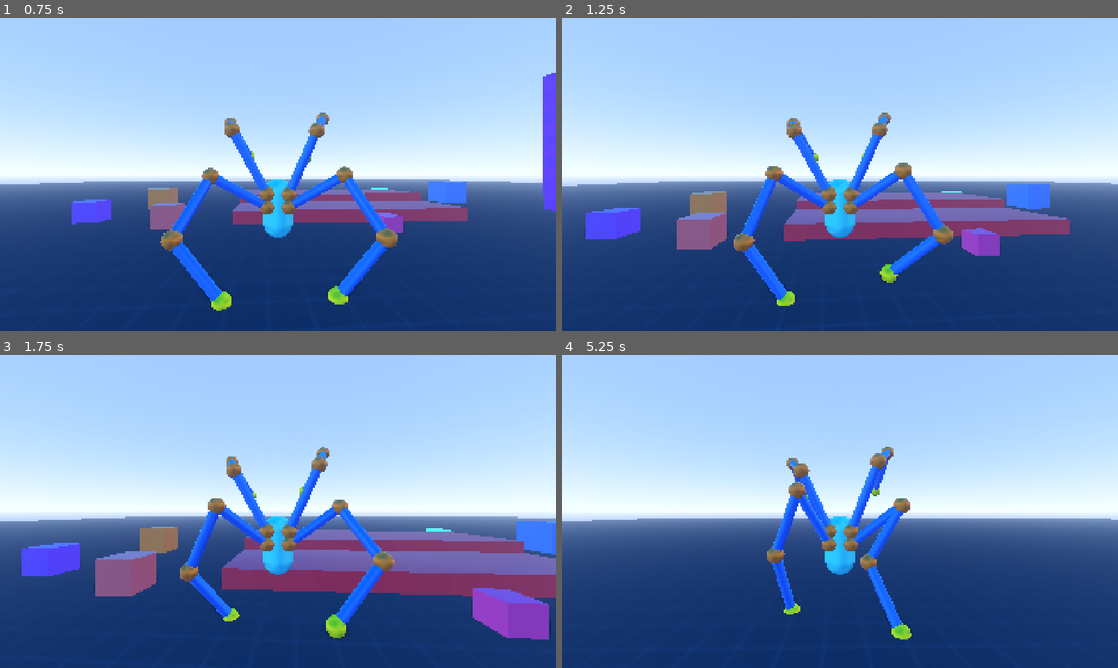
Above: before the commit, frames 1-4 (two rows, left to right).
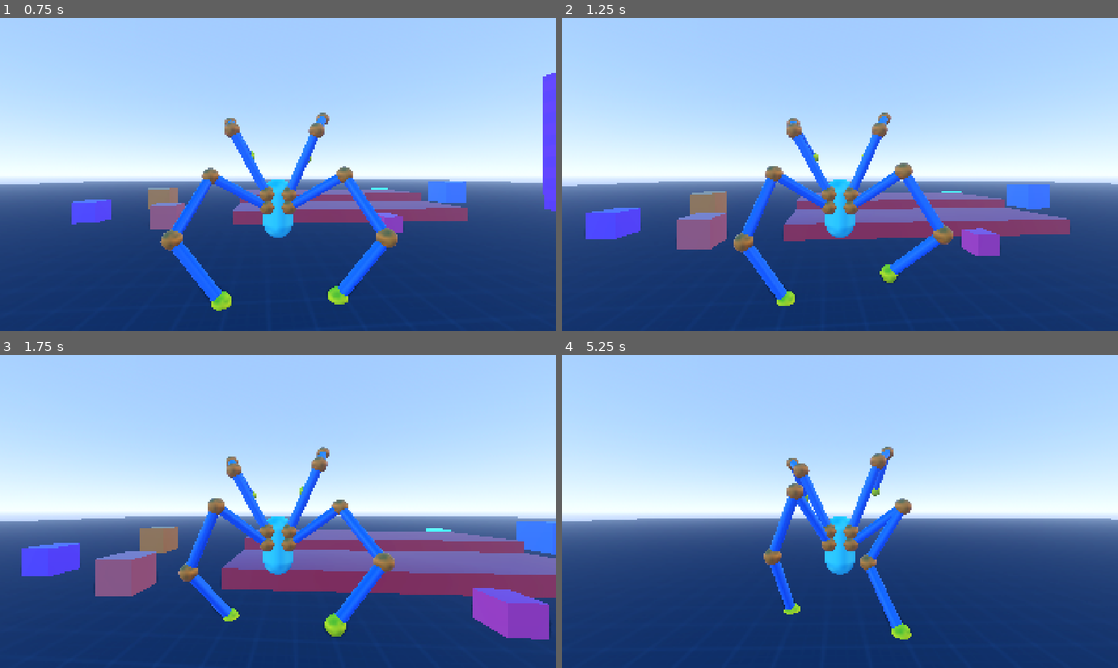
Above: after the commit, the same moments.

Repository: lliamsymonds04/doc-oc
Game: Godot game, scene res://main.tscn
Same seed, same stepped clock (60 frames per second), same inputs: the game is played once before the commit and once after it.
Inputs (mouse positions are in pixels of both pictures, inside the frame that each line leads up to):
- Up to frame 1 (0.75 s): move the mouse to (305, 174) at 0.52 s; hold W (forward) from 0.53 s (still down)
- Up to frame 2 (1.25 s): keep holding W (forward)
- Up to frame 3 (1.75 s): keep holding W (forward); move the mouse to (250, 511) at 1.27 s
- Up to frame 4 (5.25 s): keep holding W (forward); move the mouse to (851, 505) at 2.02 s; move the mouse to (834, 517) at 2.77 s; move the mouse to (878, 514) at 3.52 s; move the mouse to (795, 508) at 4.27 s; move the mouse to (845, 511) at 5.02 s

Frame 1 is identical in both runs. In frame 2, less than 0.1% of the frame differs, in the area x 32-70%, y 46-86%; in frame 3, 0.2%; in frame 4, 0.7%, in the area x 36-63%, y 40-87%.

Commit message:
feat: top arms grab wall

Diff:
--- a/systems/inverse_kinematics/arm_mount.gd
+++ b/systems/inverse_kinematics/arm_mount.gd
@@ -2,7 +2,6 @@
 class_name ArmMount
 
 @export var is_leg: bool = true
-@export var wall_target: Node3D
 
 @export_category("Idle targeting")
 @export var idle_target: Node3D
@@ -14,6 +13,7 @@
 
 @onready var pole: Node3D = $Pole
 @onready var target: Node3D = $Target
+@onready var wall_target: Node3D = $WallTarget
 
 var raycast_config: ArmRaycastConfig
 var arm: BasicArm
@@ -67,7 +67,7 @@
 		velocity_xz *= raycast_config.anchor_lead_time
 		anchor_pos += velocity_xz
 
-		var hit = get_surface_hit(anchor_pos, Vector3.DOWN, raycast_config.step_raycast_distance)
+		var hit = _get_surface_hit(anchor_pos, Vector3.DOWN, raycast_config.step_raycast_distance)
 		if hit is Vector3:
 			var hit_pos := hit as Vector3
 			var target_displacement:= hit_pos - target_pos
@@ -87,14 +87,23 @@
 		return INF
 	return (step_target - arm.anchor.global_position).length()
 
-func get_wall_hit_pos() -> Variant:
+func get_wall_hit_pos(buffer: float = 0.0) -> Variant:
 	var wall_target_pos := wall_target.global_position
 	var cast_dir := -global_transform.basis.z
-	var hit = get_surface_hit(wall_target_pos, cast_dir, raycast_config.wall_raycast_distance)
+	var hit = _get_surface_hit(wall_target_pos, cast_dir, raycast_config.wall_raycast_distance + buffer)
 
 	return hit
 
-func get_surface_hit(from: Vector3, direction: Vector3, distance: float) -> Variant:
+func update_wall_climb() -> void:
+	var hit = get_wall_hit_pos()
+	if hit is Vector3:
+		var hit_pos = hit as Vector3
+		arm.target = arm.to_local(hit_pos)
+		var distance := (hit_pos - arm.anchor.global_position).length()
+		if distance > raycast_config.max_wall_climb_distance:
+			step_target = hit_pos
+
+func _get_surface_hit(from: Vector3, direction: Vector3, distance: float) -> Variant:
 	var space := get_world_3d().direct_space_state
 	var ray_origin = from - direction * distance
 	var query := PhysicsRayQueryParameters3D.create(ray_origin, ray_origin + direction * distance * 2, ~2)
--- a/systems/inverse_kinematics/arm_raycast_config.gd
+++ b/systems/inverse_kinematics/arm_raycast_config.gd
@@ -4,4 +4,4 @@
 @export var step_raycast_distance: float = 10.0
 @export var max_target_displacement: float = 3.0
 @export var anchor_lead_time: float = 0.4
-@export var wall_raycast_distance: float = 2.0
+@export var wall_raycast_distance: float = 1.5
--- a/systems/inverse_kinematics/basic_arm.gd
+++ b/systems/inverse_kinematics/basic_arm.gd
@@ -67,7 +67,8 @@
 
 func start_step(to: Vector3) -> void:
 	is_stepping = true
-	step_start = target_node.global_position
+	# step_start = target_node.global_position
+	step_start = to_global(solver.get_end_effector())
 	step_end = to
 	step_progress = 0.0
 
--- a/systems/player/player.tscn
+++ b/systems/player/player.tscn
@@ -37,6 +37,9 @@
 [node name="Pole" type="Marker3D" parent="Hitbox/ArmRight" unique_id=1263360260]
 transform = Transform3D(1, 0, 0, 0, 1, 0, 0, 0, 1, 1.253, 0.2, 0.577)
 
+[node name="WallTarget" type="Node3D" parent="Hitbox/ArmRight" unique_id=1227139099]
+transform = Transform3D(1, 0, 0, 0, 1, 0, 0, 0, 1, 1.2539694, 0, -2.0396647)
+
 [node name="ArmLeft" type="Node3D" parent="Hitbox" unique_id=241021393]
 transform = Transform3D(1, 0, 0, 0, 1, 0, 0, 0, 1, -0.353, 0.1, 0.377)
 script = ExtResource("2_fqfg4")
@@ -47,6 +50,9 @@
 
 [node name="Pole" type="Marker3D" parent="Hitbox/ArmLeft" unique_id=515761756]
 transform = Transform3D(1, 0, 0, 0, 1, 0, 0, 0, 1, -1.253, 0.2, 0.577)
+
+[node name="WallTarget" type="Node3D" parent="Hitbox/ArmLeft" unique_id=964169628]
+transform = Transform3D(1, 0, 0, 0, 1, 0, 0, 0, 1, -1.2830708, 0, -2.0396647)
 
 [node name="ArmTopRight" type="Node3D" parent="Hitbox" unique_id=2058179573 node_paths=PackedStringArray("wall_target", "idle_target")]
 transform = Transform3D(1, 0, 0, 0, 1, 0, 0, 0, 1, 0.353, 0.506, 0.377)
@@ -60,7 +66,7 @@
 metadata/_custom_type_script = "uid://bba0h6wxddaoe"
 
 [node name="Target" type="Marker3D" parent="Hitbox/ArmTopRight" unique_id=1012489981]
-transform = Transform3D(1, 0, 0, 0, 1, 0, 0, 0, 1, 1.1221828, 2.8672657, -2.9131262)
+transform = Transform3D(1, 0, 0, 0, 1, 0, 0, 0, 1, 1.1221828, -1.5261469, -1.5244104)
 
 [node name="IdleTarget" type="Marker3D" parent="Hitbox/ArmTopRight" unique_id=1108706562]
 transform = Transform3D(1, 0, 0, 0, 1, 0, 0, 0, 1, 1.1221828, 1.5599794, -2.9131262)
@@ -82,7 +88,7 @@
 metadata/_custom_type_script = "uid://bba0h6wxddaoe"
 
 [node name="Target" type="Marker3D" parent="Hitbox/ArmTopLeft" unique_id=630538761]
-transform = Transform3D(1, 0, 0, 0, 1, 0, 0, 0, 1, -1.122, 2.9198666, -3.1366746)
+transform = Transform3D(1, 0, 0, 0, 1, 0, 0, 0, 1, -1.122, -1.5220013, -1.513683)
 
 [node name="IdleTarget" type="Marker3D" parent="Hitbox/ArmTopLeft" unique_id=1476587123]
 transform = Transform3D(1, 0, 0, 0, 1, 0, 0, 0, 1, -1.122, 1.4203327, -3.1366746)
--- a/systems/player/player_controller.gd
+++ b/systems/player/player_controller.gd
@@ -64,6 +64,7 @@
 		_update_arms(dt)
 	elif state == PlayerState.WALL_CLIMB:
 		velocity = Vector3.ZERO
+		update_wall_arms(dt)
 
 
 	move_and_slide()
@@ -86,7 +87,7 @@
 				best_arm_hit_pos = mount.step_target
 
 		# wall raycasts
-		if mount.wall_target != null and mount.arm.is_stepping == false:
+		if not mount.is_leg and mount.wall_target != null and mount.arm.is_stepping == false:
 			var hit = mount.get_wall_hit_pos()
 
 			if hit != null:
@@ -97,6 +98,20 @@
 
 	if wall_detection_count > 1:
 		_set_state(PlayerState.WALL_CLIMB)
+		for mount in arm_mounts:
+			if mount.is_leg or mount.arm.is_stepping:
+				continue
+			var hit = mount.get_wall_hit_pos(0.5)
+			if hit != null:
+				var hit_pos = hit as Vector3
+				# mount.arm.target = mount.to_local(hit_pos)
+				mount.arm.start_step(hit_pos)
+				print(mount.name)
+
+func update_wall_arms(dt: float) -> void:
+	for mount in arm_mounts:
+		if mount.arm.is_stepping:
+			mount.arm.advance_step(dt)
 
 func _calculate_average_target_y() -> Variant:
 	var total_y = 0
